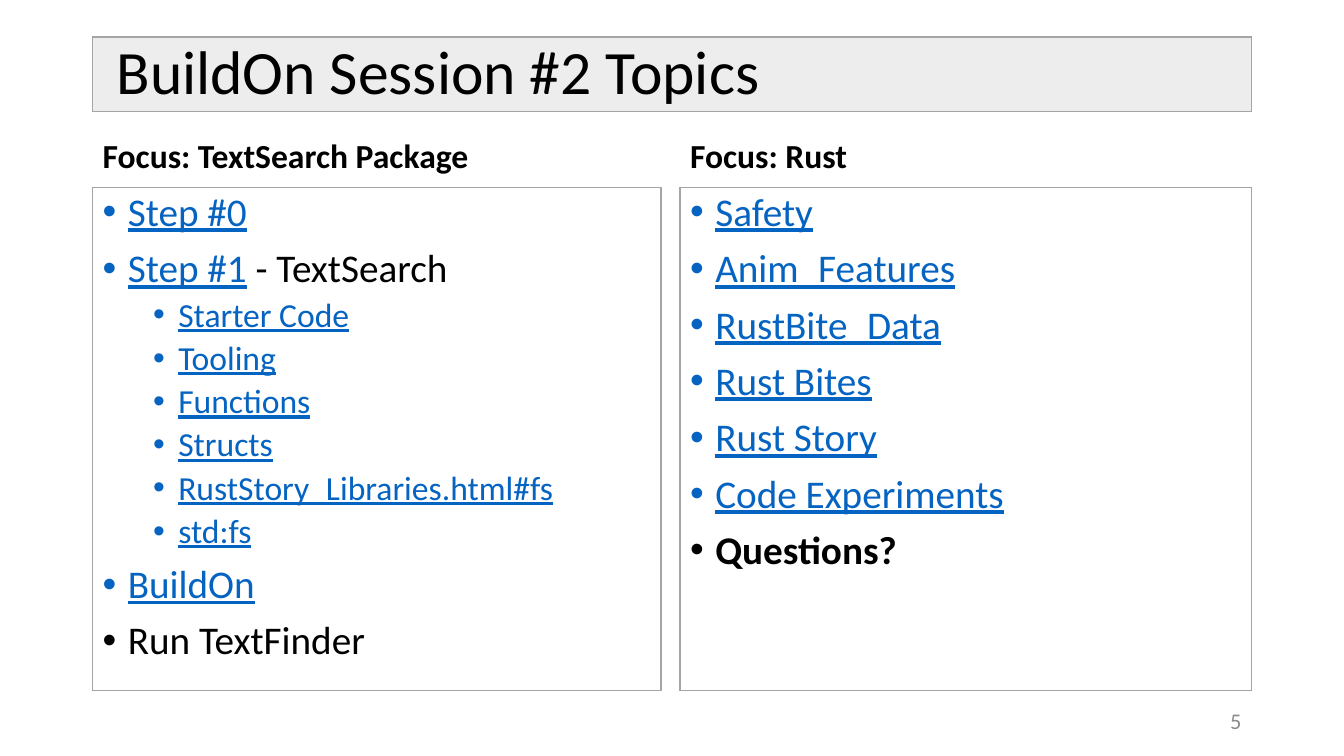
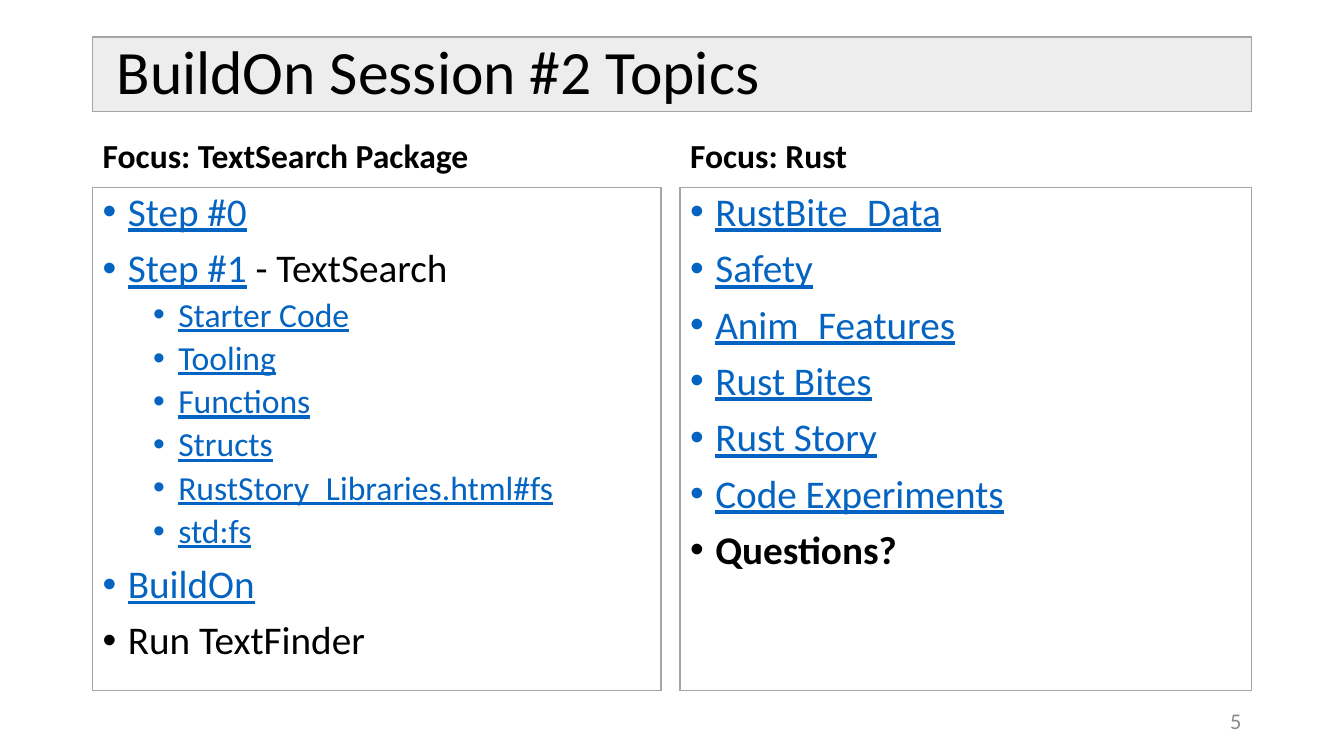
Before and after one commit to JimFawcett/BuildOn, a slide deck: slide 5 of Build-On-2.pptx. Drawn at 1344x756 pixels with LibreOffice and Linux fonts; fonts in the diff are those of the drawing. Boxes give left, top, right and bottom in pixels: in the first picture for what was removed or moved away, otherwise in the second. Text is boxed around its words. In the diff, an @@ line names an element or a change of style, - is before the commit and + after.

```diff
--- a/Build-On-2.pptx
+++ b/Build-On-2.pptx
@@ text at [715,199,941,232]: paragraph added @@
+• RustBite_Data
@@ text at [715,312,941,345]: paragraph removed @@
-• RustBite_Data
```
Also in this commit, not shown: 1 other file.
